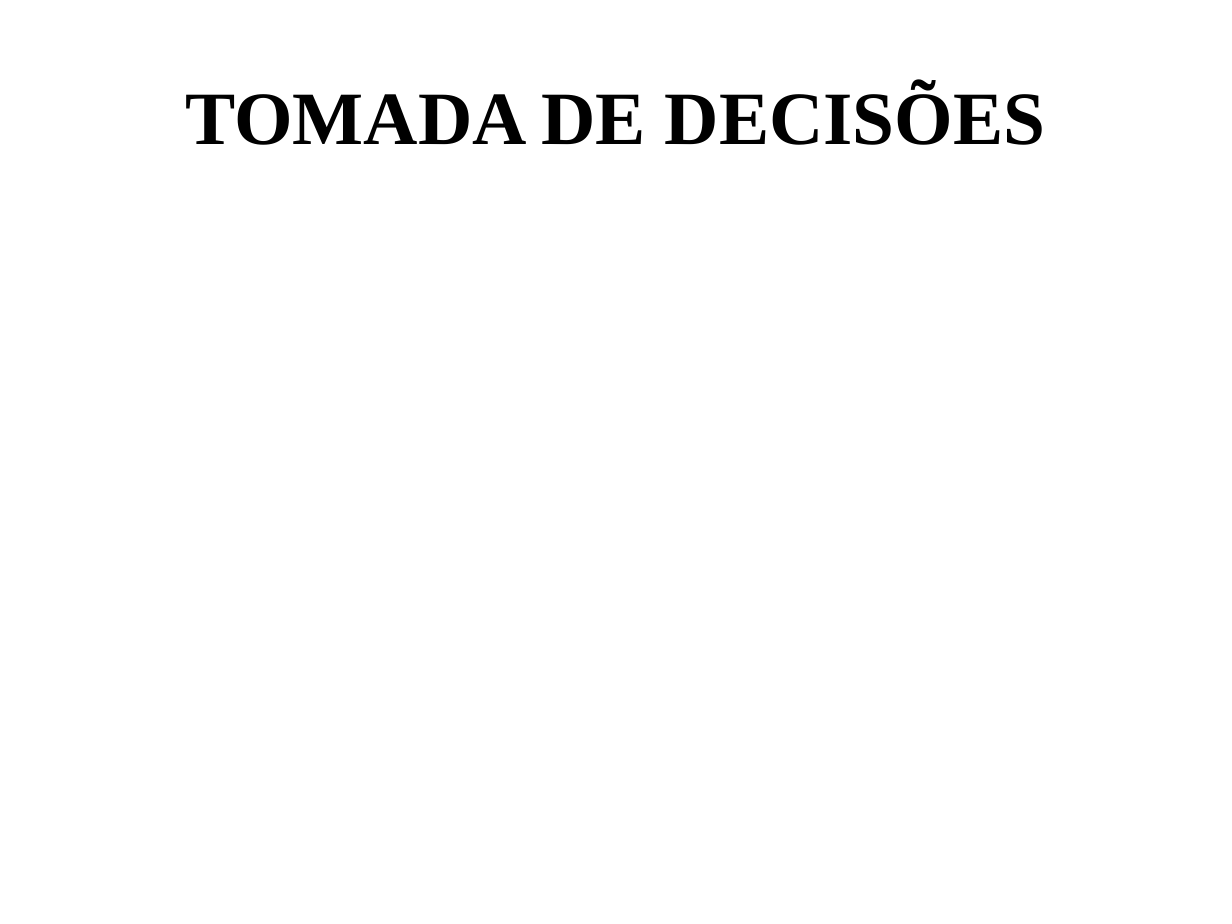
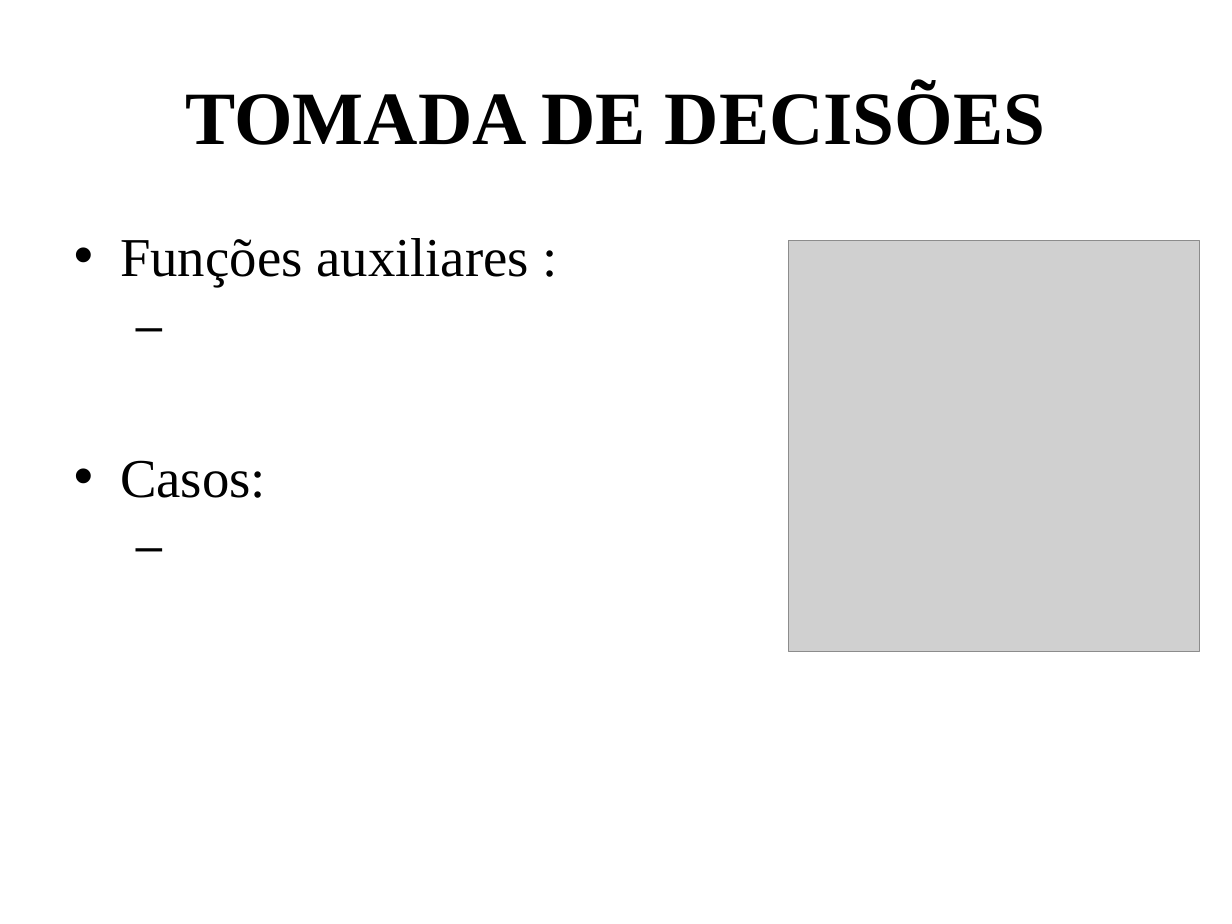
Before and after one commit to jplgarcia/INF1771-IA, a slide deck: slide 5 of T2/Documentação e Relatório/Trab2.pptx (slide 4 before the commit). Drawn at 1232x924 pixels with LibreOffice and Linux fonts; fonts in the diff are those of the drawing; grey boxes stand for pictures. Boxes give left, top, right and bottom in pixels: in the first picture for what was removed or moved away, otherwise in the second. Text is boxed around its words. In the diff, an @@ line names an element or a change of style, - is before the commit and + after.

```diff
--- a/T2/Documentação e Relatório/Trab2.pptx
+++ b/T2/Documentação e Relatório/Trab2.pptx
@@ text added at (120,238,529,498), 32 pt, text #000000 @@
+• Funções auxiliares :
+• Casos:
@@ picture added at (788,240,1199,650) @@
```
Also in this commit, not shown: 2 other slides changed, 2 slides added, 1 slide removed.
